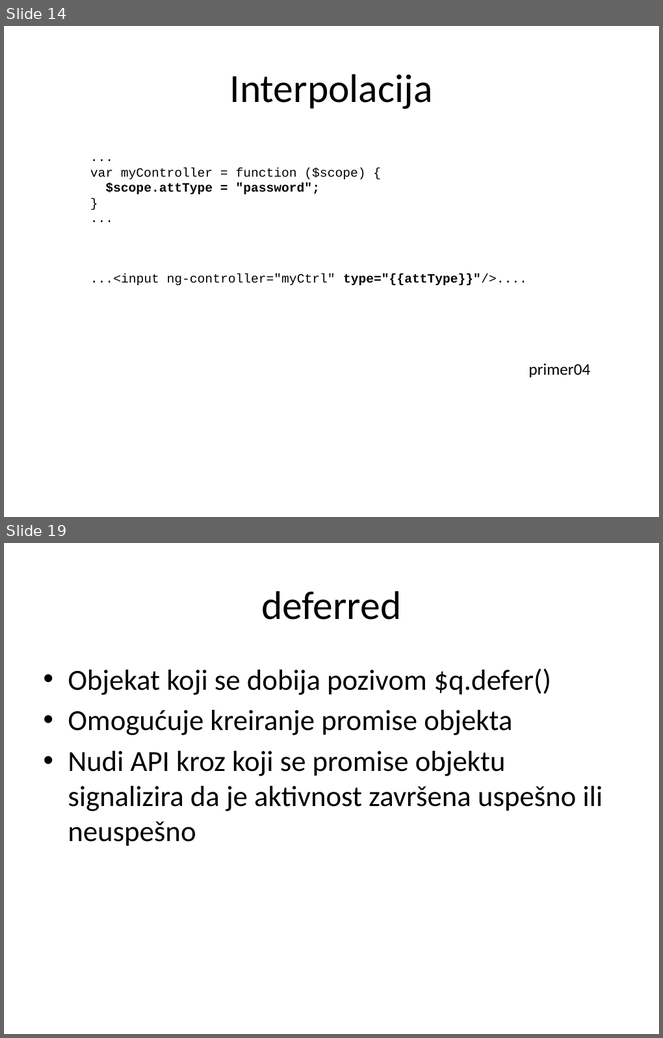
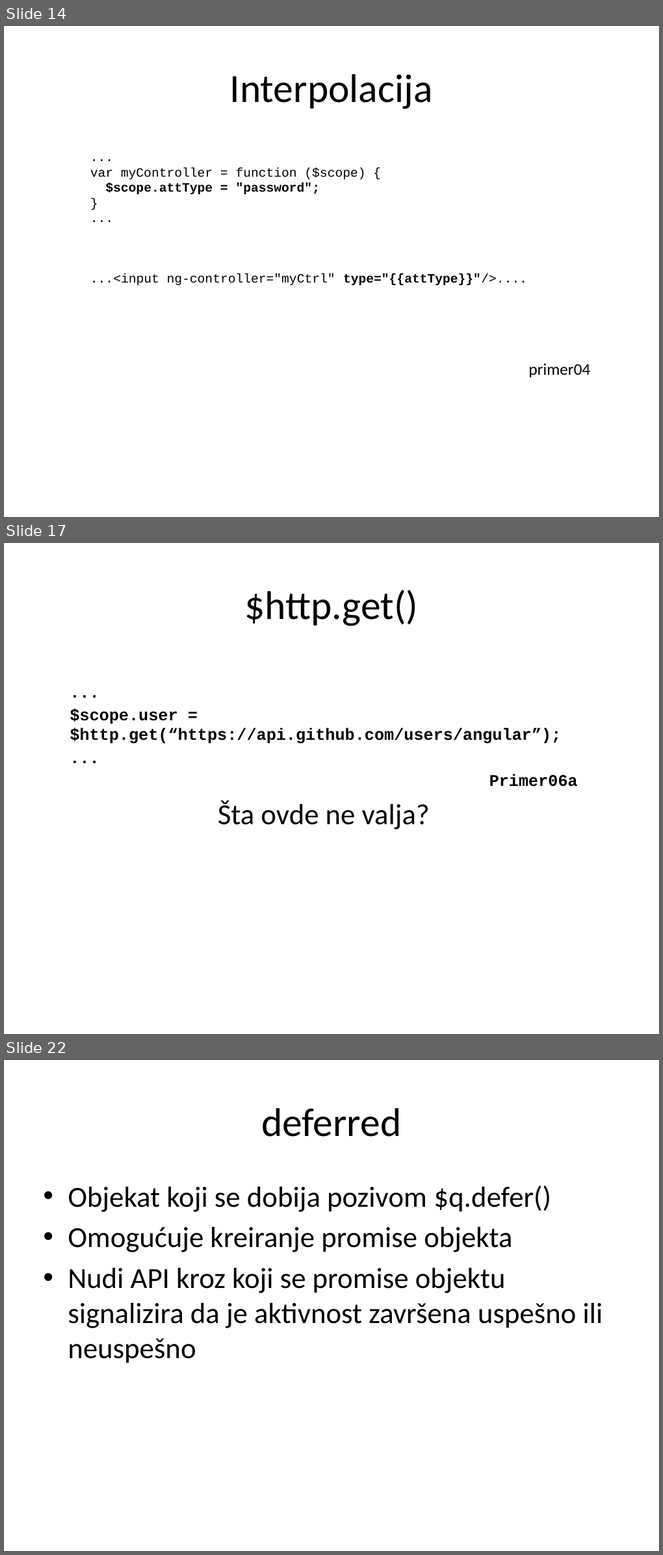
Before and after one commit to XWS2016/AngularJS, a slide deck: 01_Kontroleri/AngularJS_02_kontroleri.pptx. Shown one above the other, each under a label of ours: slides 14 and 19 before the commit, slides 14, 17 and 22 after it; the slides between them are not shown. The pictures are 663x1038 and 663x1555 pixels, drawn with LibreOffice and Linux fonts; fonts in the diff are those of the drawing. Boxes give left, top, right and bottom in pixels: in the first picture for what was removed or moved away, otherwise in the second. Text is boxed around its words. In the diff, an @@ line names an element or a change of style, - is before the commit and + after.

```diff
--- a/01_Kontroleri/AngularJS_02_kontroleri.pptx
+++ b/01_Kontroleri/AngularJS_02_kontroleri.pptx
@@ slide 17 added at (4, 543, 659, 1034), background #FFFFFF @@
@@ title added at (244, 590, 418, 626), 44 pt, text #000000 @@
+$http.get()
@@ text added at (70, 709, 578, 830), 18 pt, text #000000, bold @@
+...
+$scope.user = $http.get(“https://api.github.com/users/angular”);
+...
+Primer06a
+Šta ovde ne valja?
@@ what was slide 19 is now slide 22 @@
```
Also in this commit, not shown: 9 slides changed, 2 other slides added, 47 other files.
